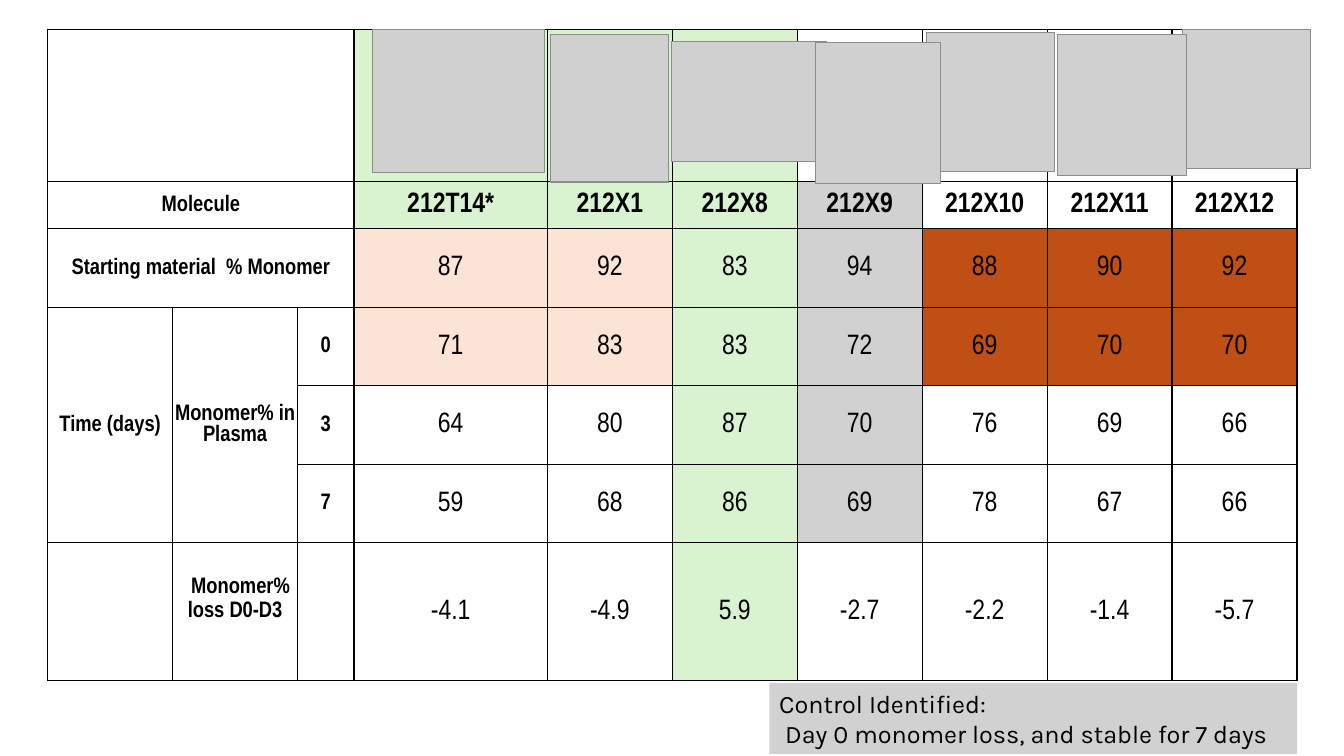
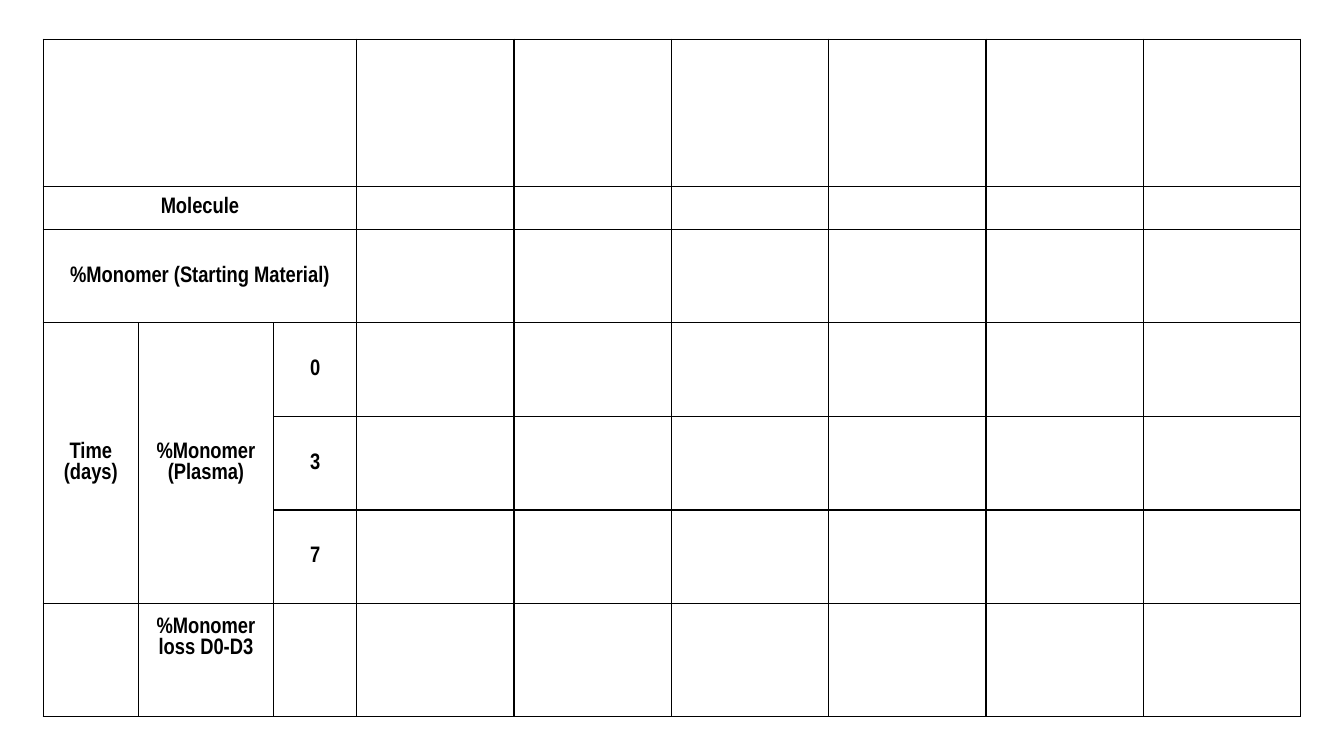
Before and after one commit to cadallarosa/ProcessDevelopmentDjango, a slide deck: slide 1 of plotly_integration/dash_apps/Analytical/plasma_stability_v2/template/Plasma Stability Report.pptx. Drawn at 1344x756 pixels with LibreOffice and Linux fonts; fonts in the diff are those of the drawing; grey boxes stand for pictures. Boxes give left, top, right and bottom in pixels: in the first picture for what was removed or moved away, otherwise in the second. Text is boxed around its words. In the diff, an @@ line names an element or a change of style, - is before the commit and + after.

Commit message:
Plasma stability with PPT generation and summary page for molecules

```diff
--- a/plotly_integration/dash_apps/Analytical/plasma_stability_v2/template/Plasma Stability Report.pptx
+++ b/plotly_integration/dash_apps/Analytical/plasma_stability_v2/template/Plasma Stability Report.pptx
@@ picture removed at box(373, 29, 544, 172) @@
@@ picture removed at box(1183, 29, 1311, 169) @@
@@ table at box(43, 39, 1300, 717) @@
-column 1, row 3: Starting material % Monomer
+column 1, row 3: %Monomer (Starting Material)
-column 2, row 4: Monomer% in Plasma
+column 2, row 4: %Monomer (Plasma)
-column 2, row 7: Monomer% loss D0-D3
+column 2, row 7: %Monomer loss D0-D3
-column 4:  | 212T14* | 87 | 71 | 64 | 59 | -4.1
-column 5:  | 212X1 | 92 | 83 | 80 | 68 | -4.9
-column 6:  | 212X8 | 83 | 83 | 87 | 86 | 5.9
-column 7:  | 212X9 | 94 | 72 | 70 | 69 | -2.7
-column 8:  | 212X10 | 88 | 69 | 76 | 78 | -2.2
-column 9:  | 212X11 | 90 | 70 | 69 | 67 | -1.4
-column 10:  | 212X12 | 92 | 70 | 66 | 66 | -5.7
+column 4:  |  |  |  |  |  | 
+column 5:  |  |  |  |  |  | 
+column 6:  |  |  |  |  |  | 
+column 7:  |  |  |  |  |  | 
+column 8:  |  |  |  |  |  | 
+column 9:  |  |  |  |  |  | 
@@ table: place and size @@
-table at box(47, 29, 1298, 681)
+table at box(43, 39, 1300, 717)
@@ picture removed at box(551, 34, 669, 182) @@
@@ picture removed at box(673, 41, 827, 161) @@
@@ picture removed at box(816, 42, 941, 184) @@
@@ picture removed at box(927, 32, 1055, 172) @@
@@ picture removed at box(1058, 34, 1186, 175) @@
@@ rectangle removed at box(769, 684, 1298, 755) @@
-Control Identified:
-Day 0 monomer loss, and stable for 7 days
```
Also in this commit, not shown: 8 other files.
